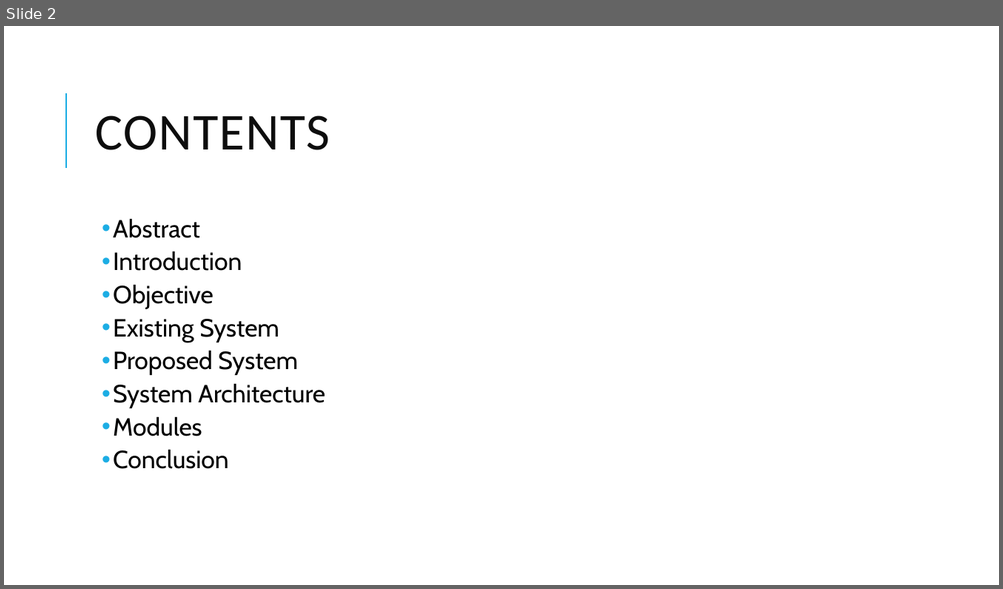
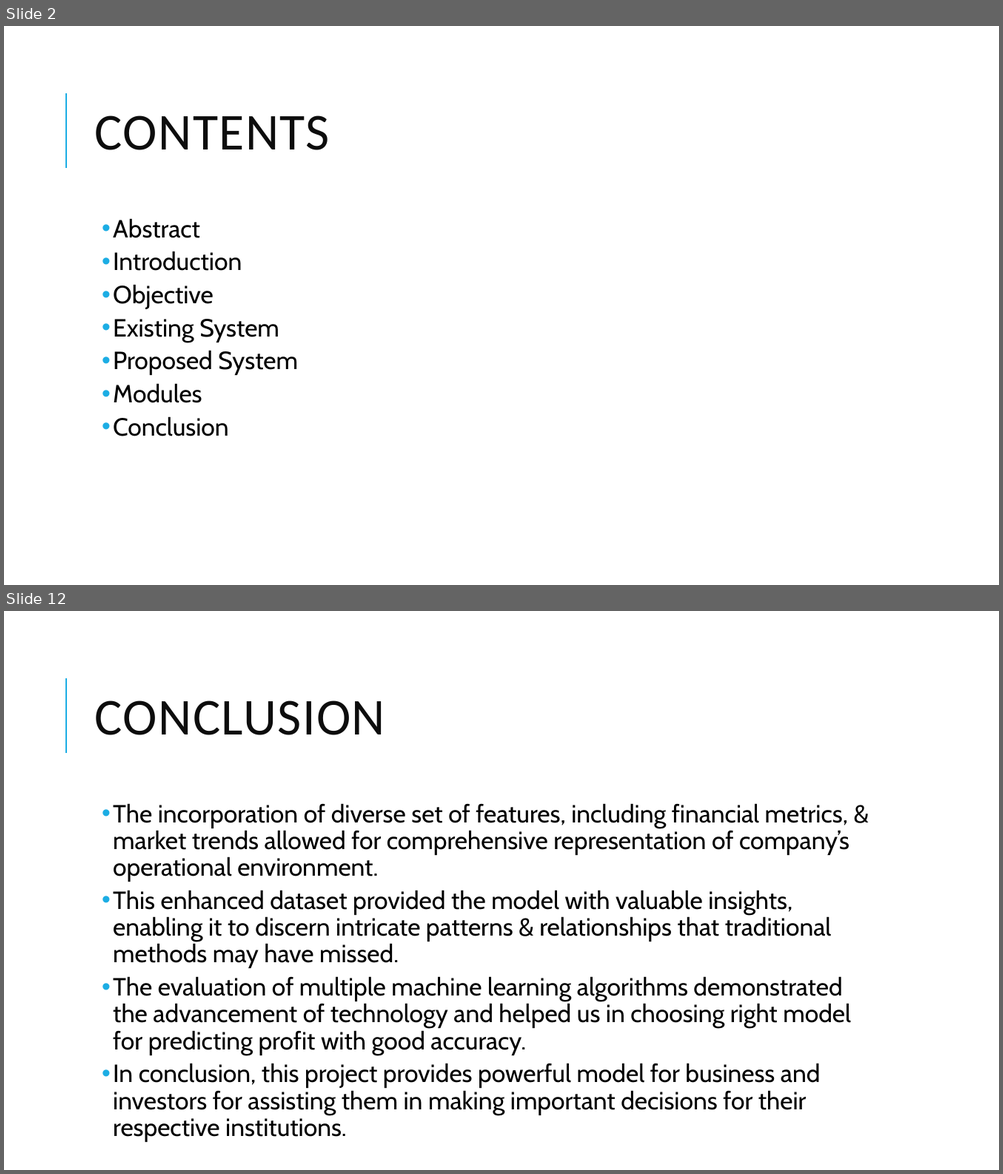
Before and after one commit to anirudhp06/Company-Profit-Prediction, a slide deck: Exposys Internship report.pptx. Shown one above the other, each under a label of ours: slide 2 before the commit, slides 2 and 12 after it; the slides between them are not shown. The pictures are 1003x589 and 1003x1174 pixels, drawn with LibreOffice and Linux fonts; fonts in the diff are those of the drawing. Boxes give left, top, right and bottom in pixels: in the first picture for what was removed or moved away, otherwise in the second. Text is boxed around its words. In the diff, an @@ line names an element or a change of style, - is before the commit and + after.

```diff
--- a/Exposys Internship report.pptx
+++ b/Exposys Internship report.pptx
@@ slide 12 added at (4, 611, 999, 1170), background #FFFFFF; not listed: 1 template element that a slide beside it also shows @@
@@ title added at (95, 701, 385, 735), 50 pt, text #0D0D0D @@
+CONCLUSION
@@ text added at (113, 803, 851, 1142), 24 pt, text #000000 @@
+  • The incorporation of diverse set of features, including financial metrics, & market trends allowed for comprehensive representation of company’s operational environment.
+  • This enhanced dataset provided the model with valuable insights, enabling it to discern intricate patterns & relationships that traditional methods may have missed.
+  • The evaluation of multiple machine learning algorithms demonstrated the advancement of technology and helped us in choosing right model for predicting profit with good accuracy.
+  • In conclusion, this project provides powerful model for business and investors for assisting them in making important decisions for their respective institutions.
@@ slide 2 changed as well @@
@@ text at (113, 383, 325, 409): paragraph removed @@
-  • System Architecture
```
Also in this commit, not shown: 9 other slides added, 1 other file.
